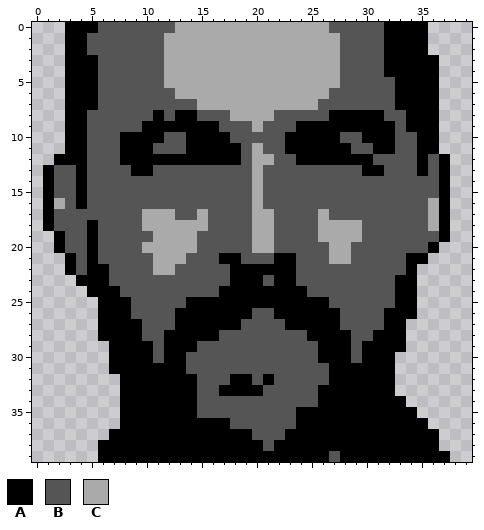
Pixel-art file, stored at resources/sprites/original/dialogs/portrait-lorenzo.ase. Above is the file before it was changed.
40x40 pixels, 1 frame. Colours within 5 levels of each other are drawn and written as one.
Palette (. is transparent): A #000000  B #555555  C #aaaaaa
Pixels before, first column x 1:
 0 ..AAABBBBBBBCCCCCCCCCCCCCCBBBBBAAAA..
 1 ..AABBBBBBBCCCCCCCCCCCCCCCCBBBBAAAA..
 2 ..AABBBBBBBCCCCCCCCCCCCCCCCBBBBAAAA..
 3 ..AAABBBBBBCCCCCCCCCCCCCCCCBBBBAAAAA.
 4 ..AAABBBBBBCCCCCCCCCCCCCCCCBBBBAAAAA.
 5 ..AAABBBBBBCCCCCCCCCCCCCCCCBBBBBAAAA.
 6 ..AAABBBBBBBCCCCCCCCCCCCCCBBBBBBAAAA.
 7 ..AAABBBBBBBBBCCCCCCCCCCCBBBBBBBAAAA.
 8 ..AABBBBBBABAABBBCCCCBBBBBAAAAABBAAA.
 9 ..AABBBBBAAAAAAABBBCBBBAAAAAAAAABAAA.
10 ..AABBBAAAABBAAAABBBBBAAAAABBAAABBAA.
11 ..AABBBAAABBBAAAAABCBBAAAAAABBAABBAA.
12 .AAABBBAAAAAAAAAAABCCBBAAAAAAABBBBABA
13 ABBABBBBAABBBBBBBBBCBBBBBBBBBAABBBABA
14 ABBABBBBBBBBBBBBBBBCBBBBBBBBBBBBBBBBA
15 ABBABBBBBBBBBBBBBBBCBBBBBBBBBBBBBBBBA
16 ACBABBBBBBBBBBBBBBBCBBBBBBBBBBBBBBBCA
17 ABBBBBBBBCCCBBCBBBBCCBBBBCBBBBBBBBBCA
18 ABBBABBBBCCCCCCBBBBCCBBBBCCCCBBBBBBCA
19 .ABBABBBBBCCCCBBBBBCCBBBBCCCCBBBBBBBA
20 .ABBABBBBCCCCCBBBBBCCBBBBBCCBBBBBBBA.
21 ..ABABBBBBCCCBBBAABBBAABBBCCBBBBBAA..
22 ..ABAABBBBCCBBBBBAAAAAABBBBBBBBBBA...
23 ...AAABBBBBBBBBBBAAABAABBBBBBBBBAA...
24 ....AAABBBBBBBBBAAAAAAAABBBBBBBBAA...
25 .....AAABBBBBAAAAAAAAAAAAABBBBBBAA...
26 .....AAABBBBAAAAAAABBAAAAAABBBBAAA...
27 .....AAAABBBAAAAAABBBBAAAAABBBBAA....
28 .....AAAABBAAAAABBBBBBBBAAAABBAAA....
29 ......AAAABAAABBBBBBBBBBBAAABAAAA....
30 ......AAAABAABBBBBBBBBBBBAAABAAA.....
31 ......AAAAAAABBBBBBBBBBBBBAAAAAA.....
32 .......AAAAAAABBBAABABBBBBAAAAAA.....
33 .......AAAAAAABBAAAABBBBBAAAAAAA.....
34 .......AAAAAAABBBBBBBBBBBAAAAAAAA....
35 .......AAAAAAABBBBBBBBBAAAAAAAAAAA...
36 .......AAAAAAAAAABBBBBBAAAAAAAAAAAA..
37 ......AAAAAAAAAAAAABBBAAAAAAAAAAAAAA.
38 .....AAAAAAAAAAAAAAABAAAAAAAAAAAAAAA.
39 .....AAAAAAAAAAAAAAAAAAAAABAAAAAAAAAA
Now the later version:
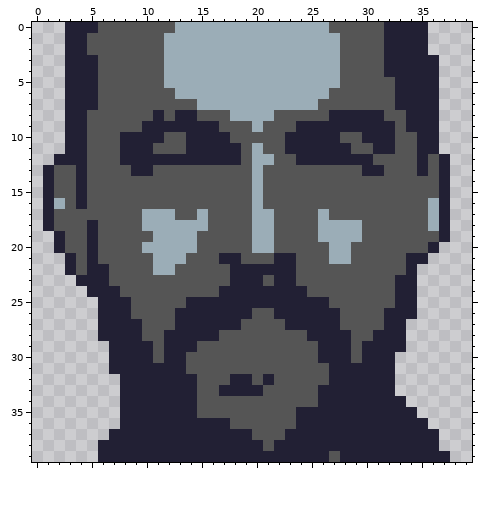
The edit:
Colour A changes from #000000 to #222034.
Colour C changes from #aaaaaa to #9badb7.
Changed places in both pictures, as pixel boxes (x1, y1, x2, y2):
changed: (43, 22, 450, 462)
